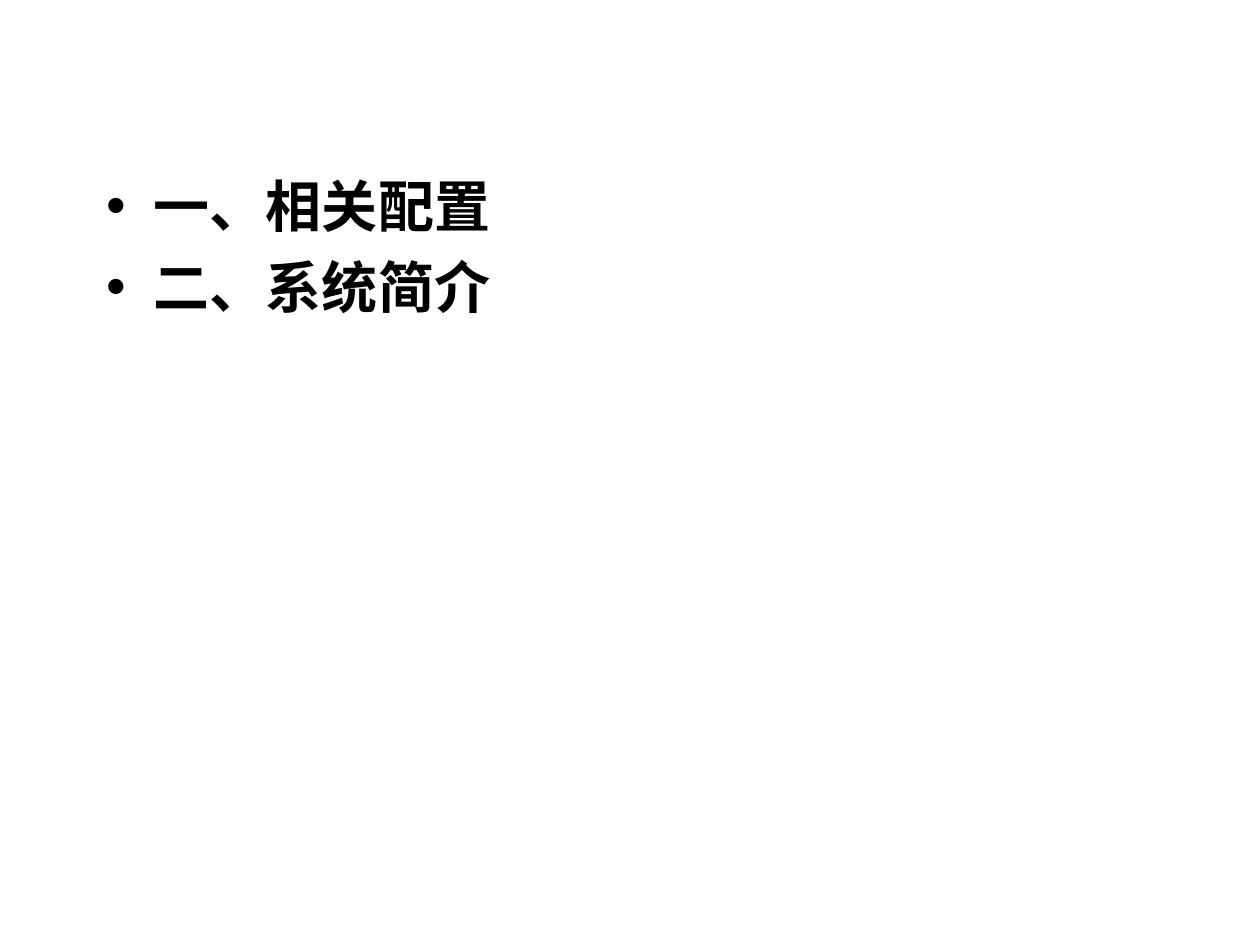
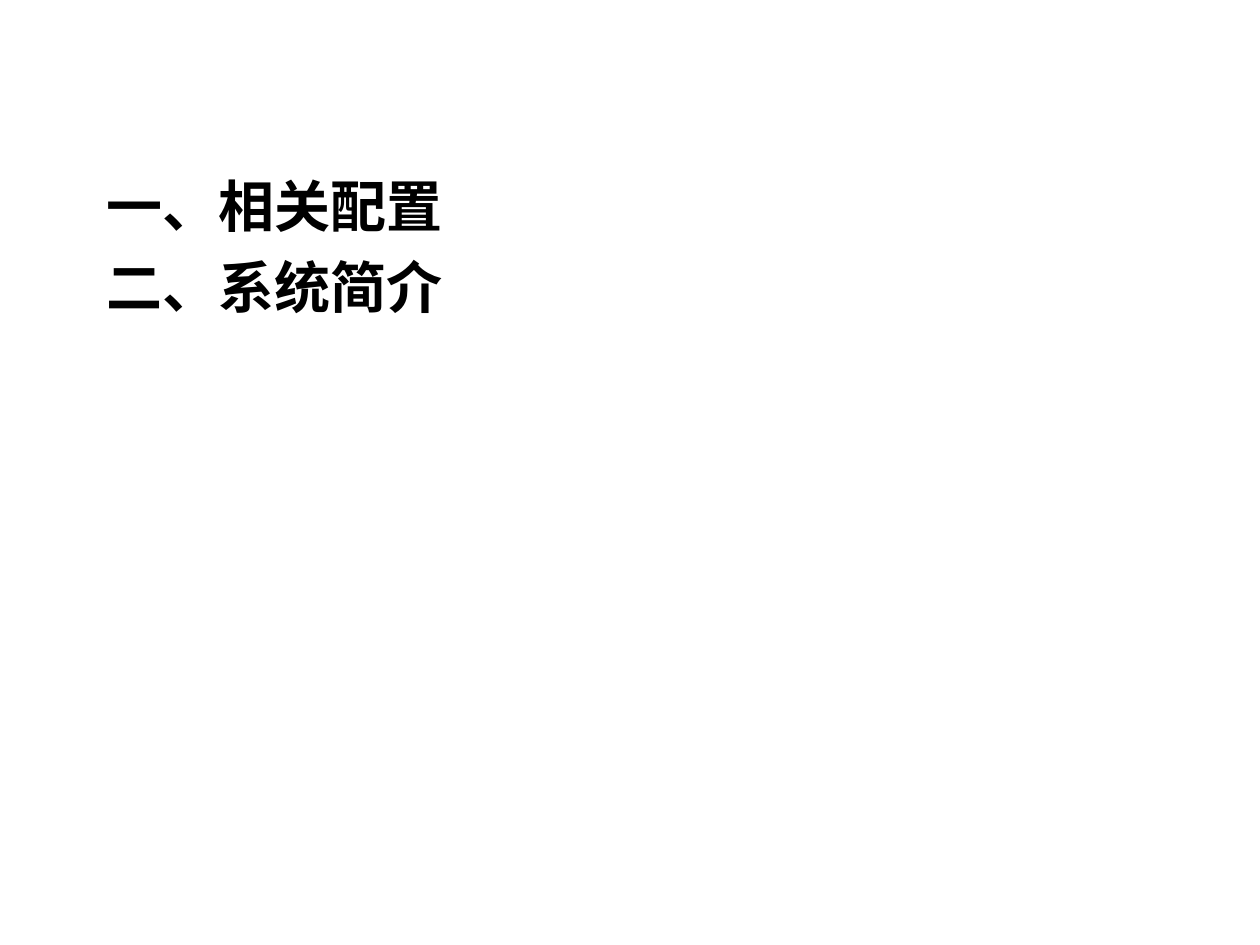
Before and after one commit to sunyisgithub/Git, a slide deck: slide 2 of 舆情系统简介.ppt. Drawn at 1260x945 pixels with LibreOffice and Linux fonts; fonts in the diff are those of the drawing; background and template pictures are left out. Boxes give left, top, right and bottom in pixels: in the first picture for what was removed or moved away, otherwise in the second. Text is boxed around its words. In the diff, an @@ line names an element or a change of style, - is before the commit and + after.

```diff
--- a/舆情系统简介.ppt
+++ b/舆情系统简介.ppt
@@ text "一、相关配置" at bbox=[107, 179, 443, 313]: bullet • to none @@
```
Also in this commit, not shown: 1 slide added, 2 slides removed, 1 other file.
